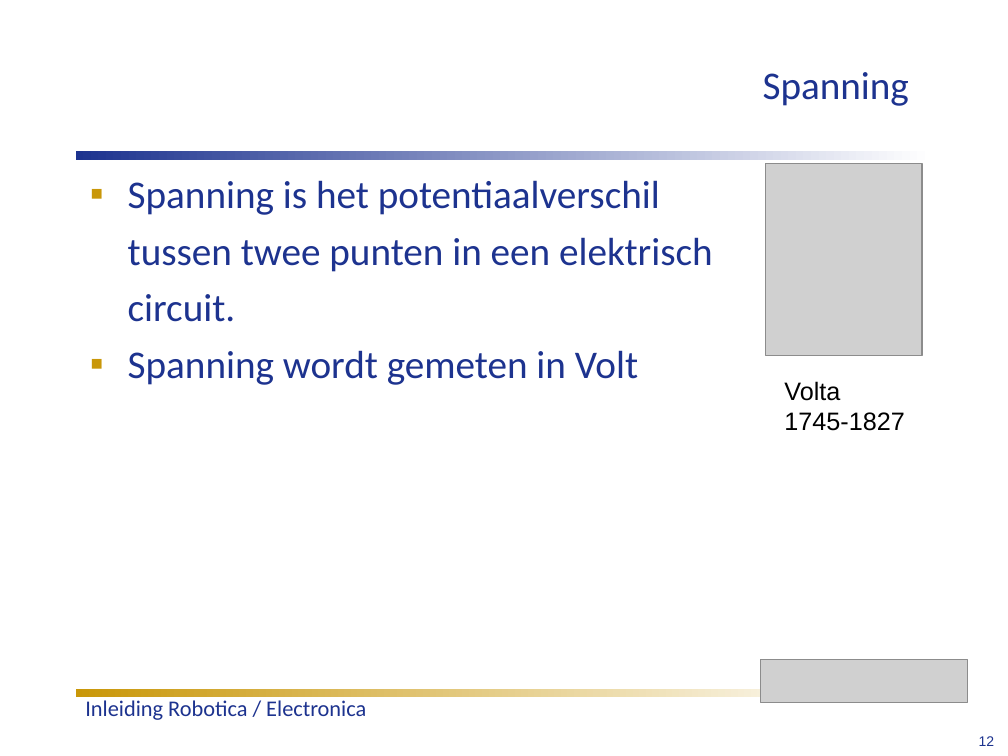
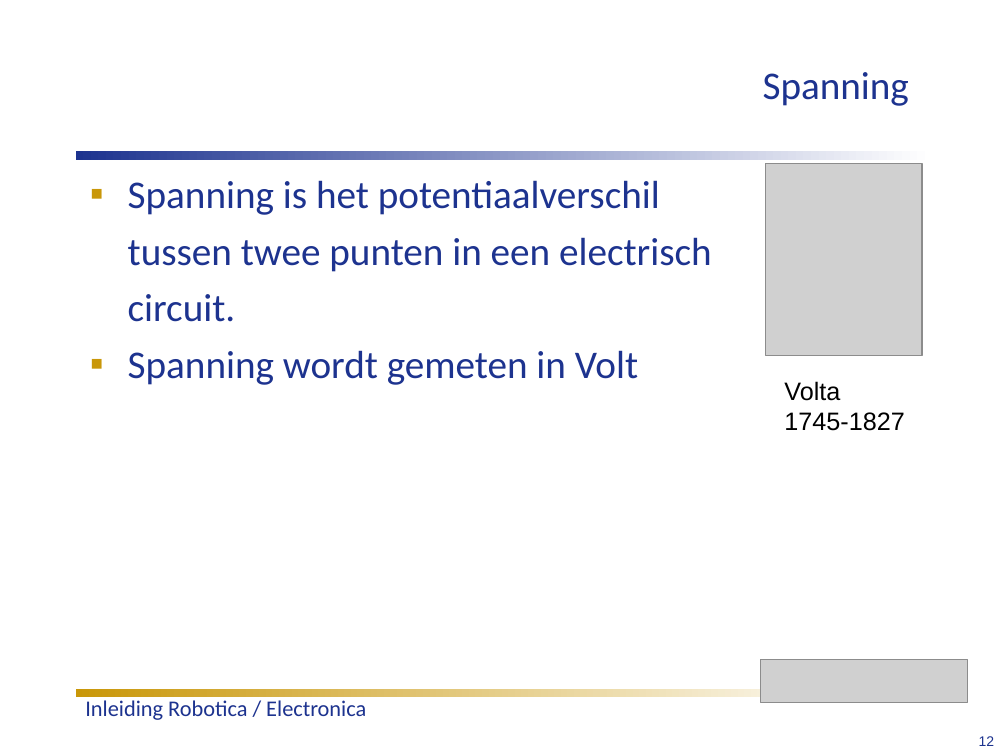
Before and after one commit to humiq/Greendevelopment, a slide deck: slide 12 of trunk/documents/Colleges/ISIROB College 1.ppt. Drawn at 1008x756 pixels with LibreOffice and Linux fonts; fonts in the diff are those of the drawing; grey boxes stand for pictures; background and template pictures are left out. Boxes give left, top, right and bottom in pixels: in the first picture for what was removed or moved away, otherwise in the second. Text is boxed around its words. In the diff, an @@ line names an element or a change of style, - is before the commit and + after.

```diff
--- a/trunk/documents/Colleges/ISIROB College 1.ppt
+++ b/trunk/documents/Colleges/ISIROB College 1.ppt
@@ text at [128,237,712,272]: text changed @@
-tussen twee punten in een elektrisch
+tussen twee punten in een electrisch
```
Also in this commit, not shown: 7 other slides changed, 1 other file.
